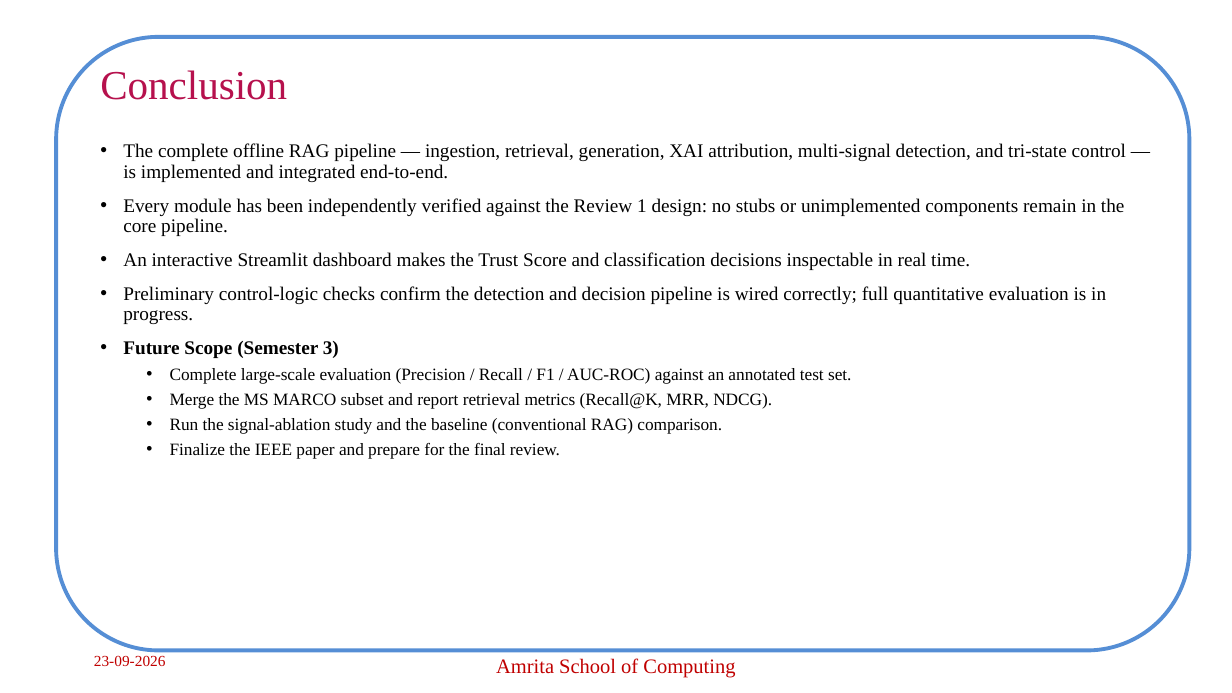
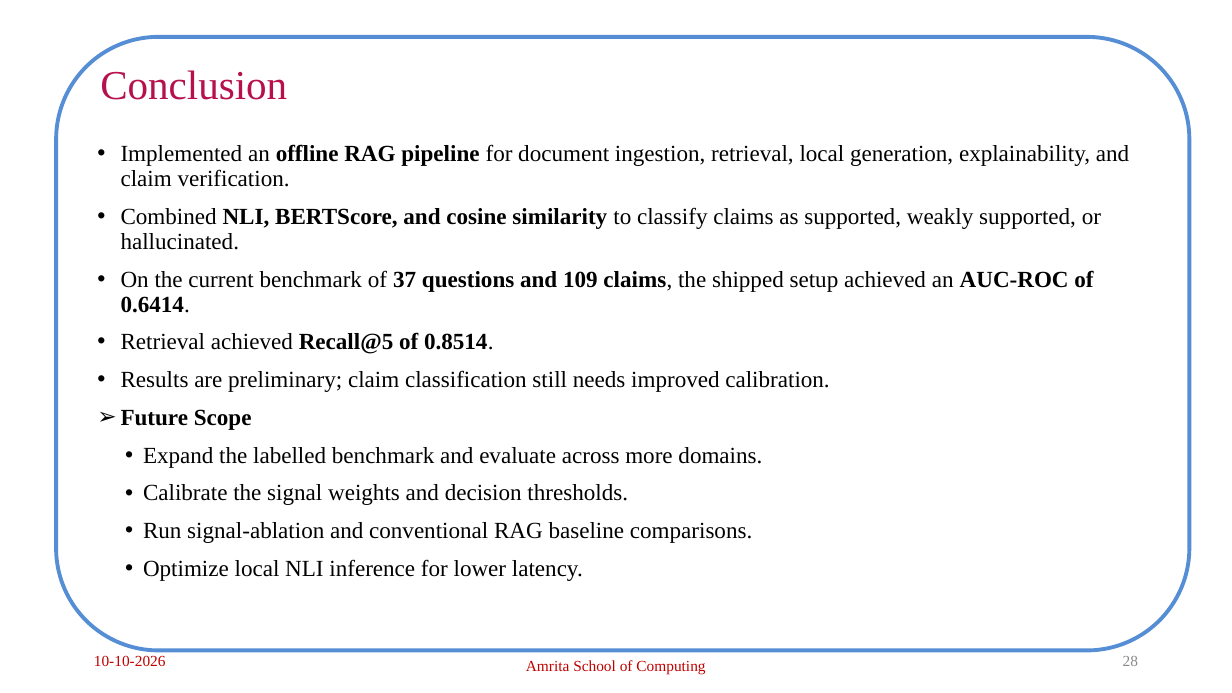
Before and after one commit to archabiju/hallucination-control-rag, a slide deck: slide 28 of presentations/Panel_Review2_CB.SC.P2CSE25001.pptx (slide 14 before the commit). Drawn at 1232x693 pixels with LibreOffice and Linux fonts; fonts in the diff are those of the drawing; background and template pictures are left out. Boxes give left, top, right and bottom in pixels: in the first picture for what was removed or moved away, otherwise in the second. Text is boxed around its words. In the diff, an @@ line names an element or a change of style, - is before the commit and + after.

Commit message:
Remove Review 2 study guides and temporary materials, clean repository

```diff
--- a/presentations/Panel_Review2_CB.SC.P2CSE25001.pptx
+++ b/presentations/Panel_Review2_CB.SC.P2CSE25001.pptx
@@ text at [121,144,1129,581]: text changed; size 15 to 18 pt @@
-• The complete offline RAG pipeline — ingestion, retrieval, generation, XAI attribution, multi-signal detection, and tri-state control — is implemented and integrated end-to-end.
-• Every module has been independently verified against the Review 1 design: no stubs or unimplemented components remain in the core pipeline.
-• An interactive Streamlit dashboard makes the Trust Score and classification decisions inspectable in real time.
-• Preliminary control-logic checks confirm the detection and decision pipeline is wired correctly; full quantitative evaluation is in progress.
-• Future Scope (Semester 3)
-  • Complete large-scale evaluation (Precision / Recall / F1 / AUC-ROC) against an annotated test set.
-  • Merge the MS MARCO subset and report retrieval metrics (Recall@K, MRR, NDCG).
-  • Run the signal-ablation study and the baseline (conventional RAG) comparison.
-  • Finalize the IEEE paper and prepare for the final review.
+• Implemented an offline RAG pipeline for document ingestion, retrieval, local generation, explainability, and claim verification.
+• Combined NLI, BERTScore, and cosine similarity to classify claims as supported, weakly supported, or hallucinated.
+• On the current benchmark of 37 questions and 109 claims, the shipped setup achieved an AUC-ROC of 0.6414.
+• Retrieval achieved Recall@5 of 0.8514.
+• Results are preliminary; claim classification still needs improved calibration.
+➢ Future Scope
+• Expand the labelled benchmark and evaluate across more domains.
+• Calibrate the signal weights and decision thresholds.
+• Run signal-ablation and conventional RAG baseline comparisons.
+• Optimize local NLI inference for lower latency.
@@ text at [94,655,166,666]: text changed @@
-23-09-2026
+10-10-2026
@@ text "Amrita School of Computing" at [526,660,705,674]: size 16 to 12 pt @@
@@ page number added at [1123,656,1138,666], 12 pt, text #8C8C8C @@
+28
```
Also in this commit, not shown: 14 other slides changed, 17 slides added, 2 slides removed, 52 other files.
